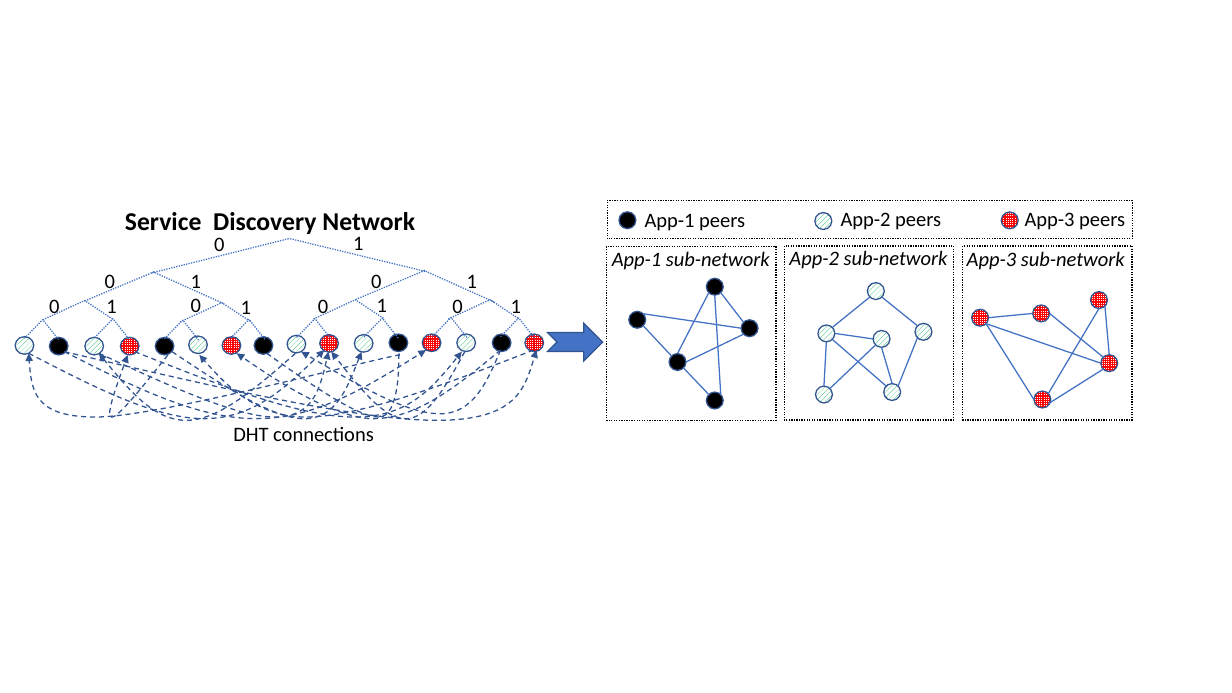
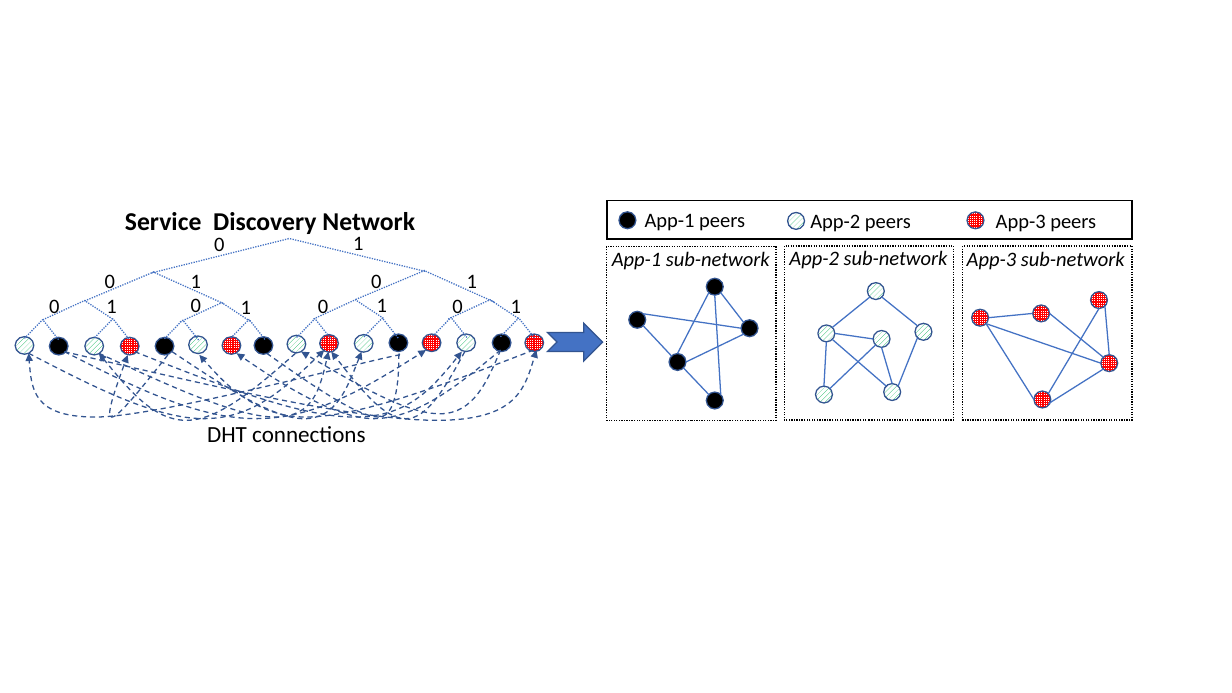
Before and after one commit to sambacha/service-discovery-paper, a slide deck: slide 4 of img/subnetwork-source.pptx. Drawn at 1232x693 pixels with LibreOffice and Linux fonts; fonts in the diff are those of the drawing. Boxes give left, top, right and bottom in pixels: in the first picture for what was removed or moved away, otherwise in the second. Text is boxed around its words. In the diff, an @@ line names an element or a change of style, - is before the commit and + after.

```diff
--- a/img/subnetwork-source.pptx
+++ b/img/subnetwork-source.pptx
@@ rectangle at (x1=607, y1=201, x2=1132, y2=238): outline #000000 1 pt dashed to #000000 1.5 pt @@
@@ 2 texts, 1 ellipse moved together from (x1=815, y1=212, x2=1125, y2=230) to (x1=787, y1=213, x2=1096, y2=232) @@
@@ ellipse moved from (x1=1002, y1=212, x2=1019, y2=228) to (x1=968, y1=212, x2=984, y2=228) @@
@@ text "DHT connections" moved from (x1=233, y1=427, x2=374, y2=441) to (x1=207, y1=426, x2=365, y2=442) @@
@@ text "DHT connections" at (x1=207, y1=426, x2=365, y2=442): size 16 to 18 pt @@
```
Also in this commit, not shown: 1 other file.
